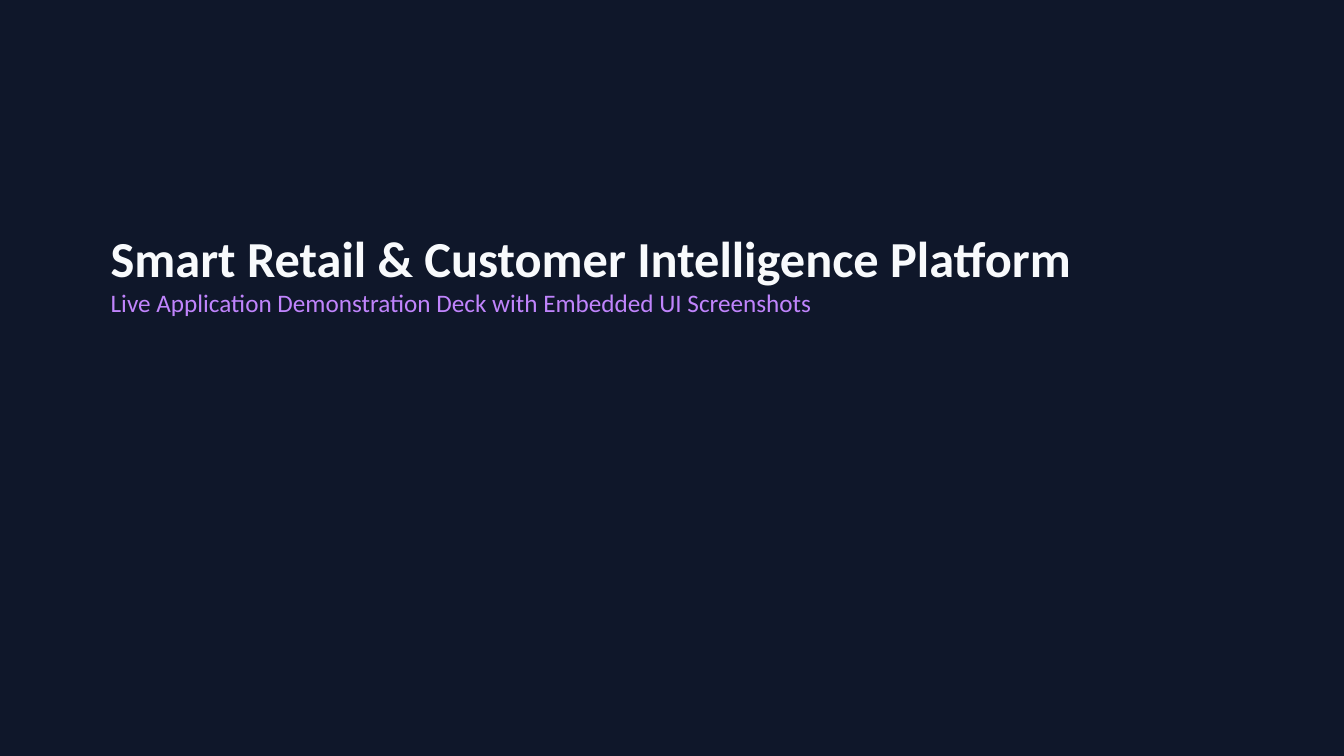
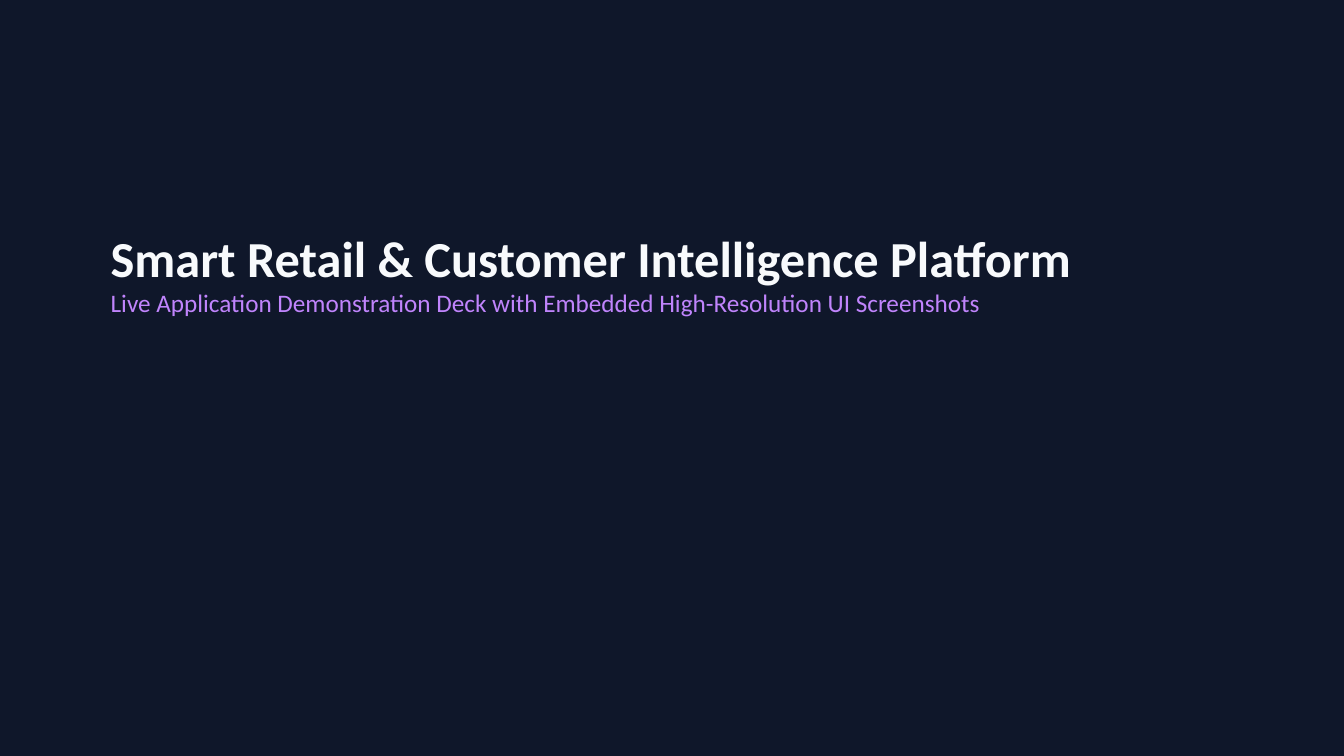
Before and after one commit to shaurya3000/smart-retail-ai, a slide deck: slide 1 of Smart_Retail_Platform_Demo_Presentation.pptx. Drawn at 1344x756 pixels with LibreOffice and Linux fonts; fonts in the diff are those of the drawing. Boxes give left, top, right and bottom in pixels: in the first picture for what was removed or moved away, otherwise in the second. Text is boxed around its words. In the diff, an @@ line names an element or a change of style, - is before the commit and + after.

Commit message:
Embed high-resolution UI screenshots into PowerPoint slides and README

```diff
--- a/Smart_Retail_Platform_Demo_Presentation.pptx
+++ b/Smart_Retail_Platform_Demo_Presentation.pptx
@@ text at (111, 294, 980, 317): text changed @@
-Live Application Demonstration Deck with Embedded UI Screenshots
+Live Application Demonstration Deck with Embedded High-Resolution UI Screenshots
```
Also in this commit, not shown: 4 other slides changed, 6 other files.
